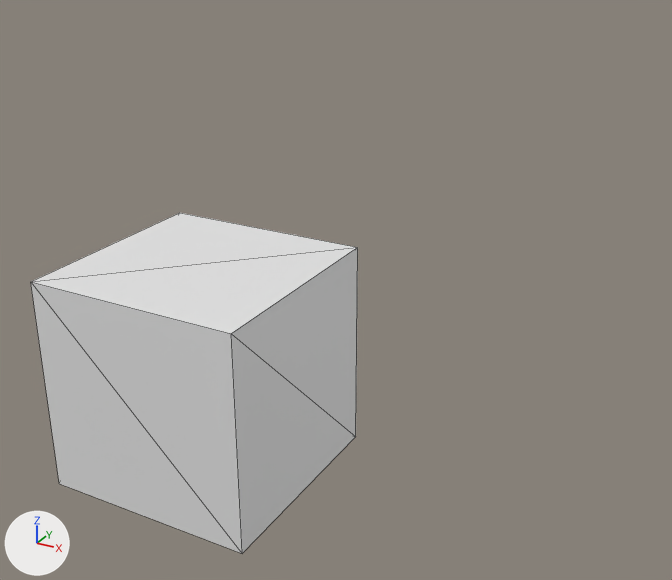
Before and after pictures for a commit that changed the glTF model models/tex_cube/tex_cube.gltf.
Before and after are seen from a camera (50 mm lens) standing at (4.62, -5.99, 4.03) and looking at (1.32, 0.0, 1.03). The lights are fixed; the arrows at lower left show +X, +Y and +Z. Mesh edges are drawn as thin lines.
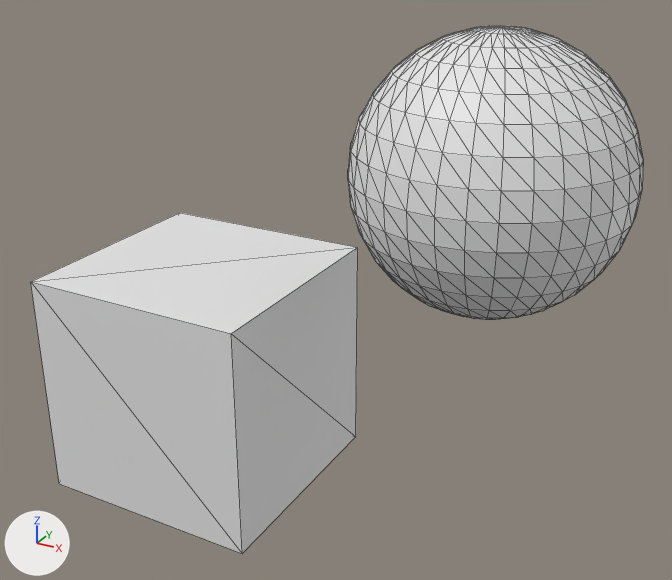
Changed parts and their boxes [x1, y1, x2, y2] in the pictures (672 x 580 px):
'Sphere', added
    after: [348, 26, 643, 320]

Edits to the bpy script that builds the scene:
```text
Add mat_material_002:
    mat_material_002 = principled_material('Material.002')
    mat_material_002.base_color = (0.8, 0.8, 0.8)  # white #e7e7e7
Add me_sphere:
    me_sphere.from_pydata(...)  # a UV sphere (32 segments, 16 rings, poles along z) spanning x -1.0..1.0, y -1.0..1.0, z -1.0..1.0
    me_sphere.materials.append(mat_material_002)  # its picture is missing
Add ob_sphere:
    ob_sphere = bpy.data.objects.new('Sphere', me_sphere)
    ob_sphere.location = (2.555, 0.0, 2.158)
```
